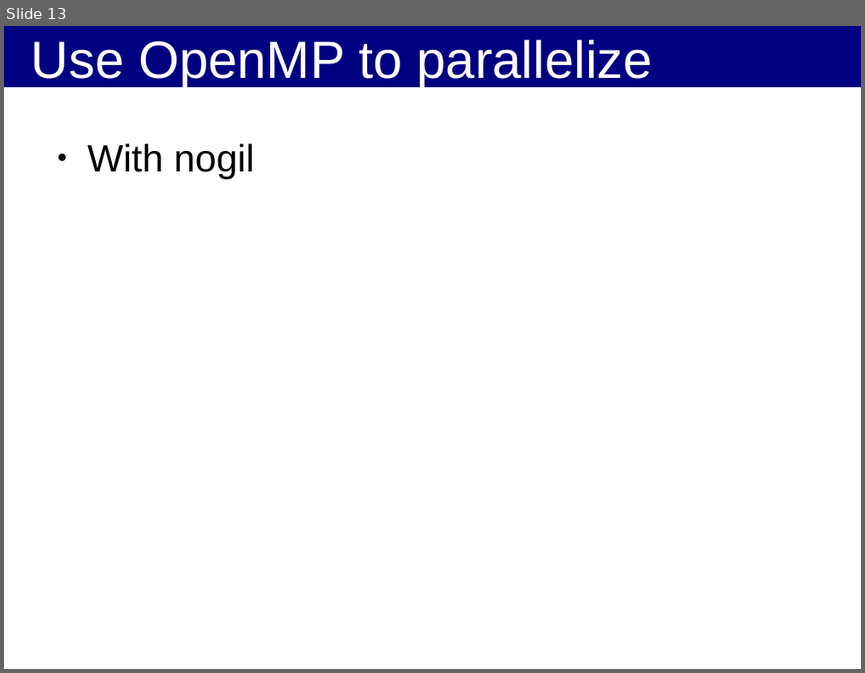
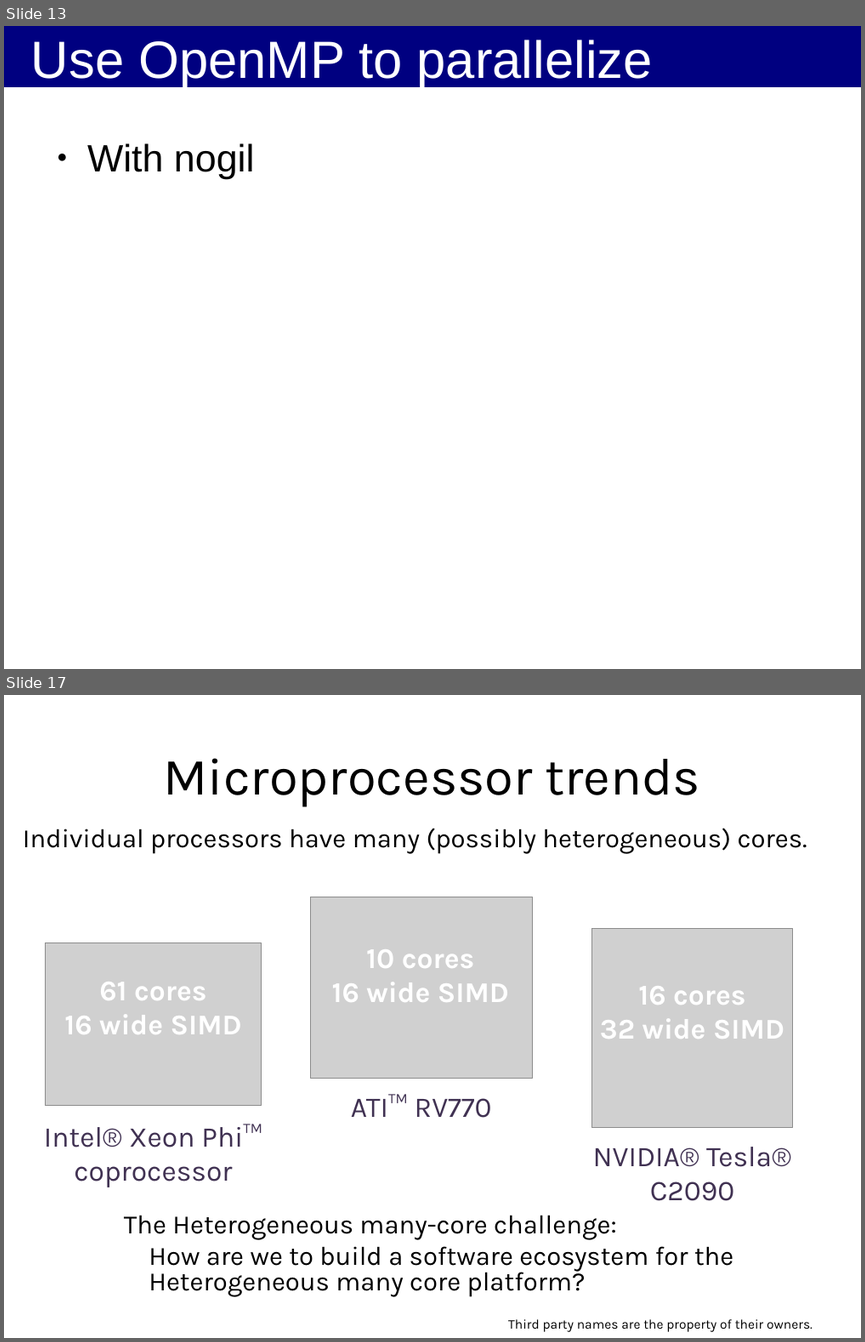
Before and after one commit to kif/HPP, a slide deck: Cython_OpenCL.odp. Shown one above the other, each under a label of ours: slide 13 before the commit, slides 13 and 17 after it; the slides between them are not shown. The pictures are 865x673 and 865x1342 pixels, drawn with LibreOffice and Linux fonts; fonts in the diff are those of the drawing; grey boxes stand for pictures; background and template pictures are left out. Boxes give left, top, right and bottom in pixels: in the first picture for what was removed or moved away, otherwise in the second. Text is boxed around its words. In the diff, an @@ line names an element or a change of style, - is before the commit and + after.

```diff
--- a/Cython_OpenCL.odp
+++ b/Cython_OpenCL.odp
@@ slide 17 added at (4,695,861,1338), background #FFFFFF @@
@@ title added at (164,758,700,807), 44 pt, text #000000 @@
+Microprocessor trends
@@ text added at (23,828,807,854), 22.2 pt, text #000000 @@
+Individual processors have many (possibly heterogeneous) cores.
@@ picture added at (310,897,532,1078) @@
@@ picture added at (45,942,261,1105) @@
@@ text added at (332,949,509,1002), 24 pt, text #FFFFFF, bold @@
+10 cores
+16 wide SIMD
@@ picture added at (591,929,792,1128) @@
@@ text added at (64,981,242,1034), 24 pt, text #FFFFFF, bold @@
+61 cores
+16 wide SIMD
@@ text added at (600,986,784,1038), 24 pt, text #FFFFFF, bold @@
+16 cores
+32 wide SIMD
@@ text added at (351,1094,492,1117), 24 pt, text #403152 @@
+ATI™ RV770
@@ text added at (44,1123,262,1187), 24 pt, text #403152 @@
+Intel® Xeon Phi™ coprocessor
@@ text added at (593,1146,791,1201), 24 pt, text #403152 @@
+NVIDIA® Tesla® C2090
@@ text added at (124,1214,733,1296), 22.2 pt, text #000000 @@
+The Heterogeneous many-core challenge:
+How are we to build a software ecosystem for the
+Heterogeneous many core platform?
@@ text added at (508,1319,812,1332), 11.1 pt, text #000000 @@
+Third party names are the property of their owners.
```
Also in this commit, not shown: 4 slides changed, 38 other slides added, 2 other files.
